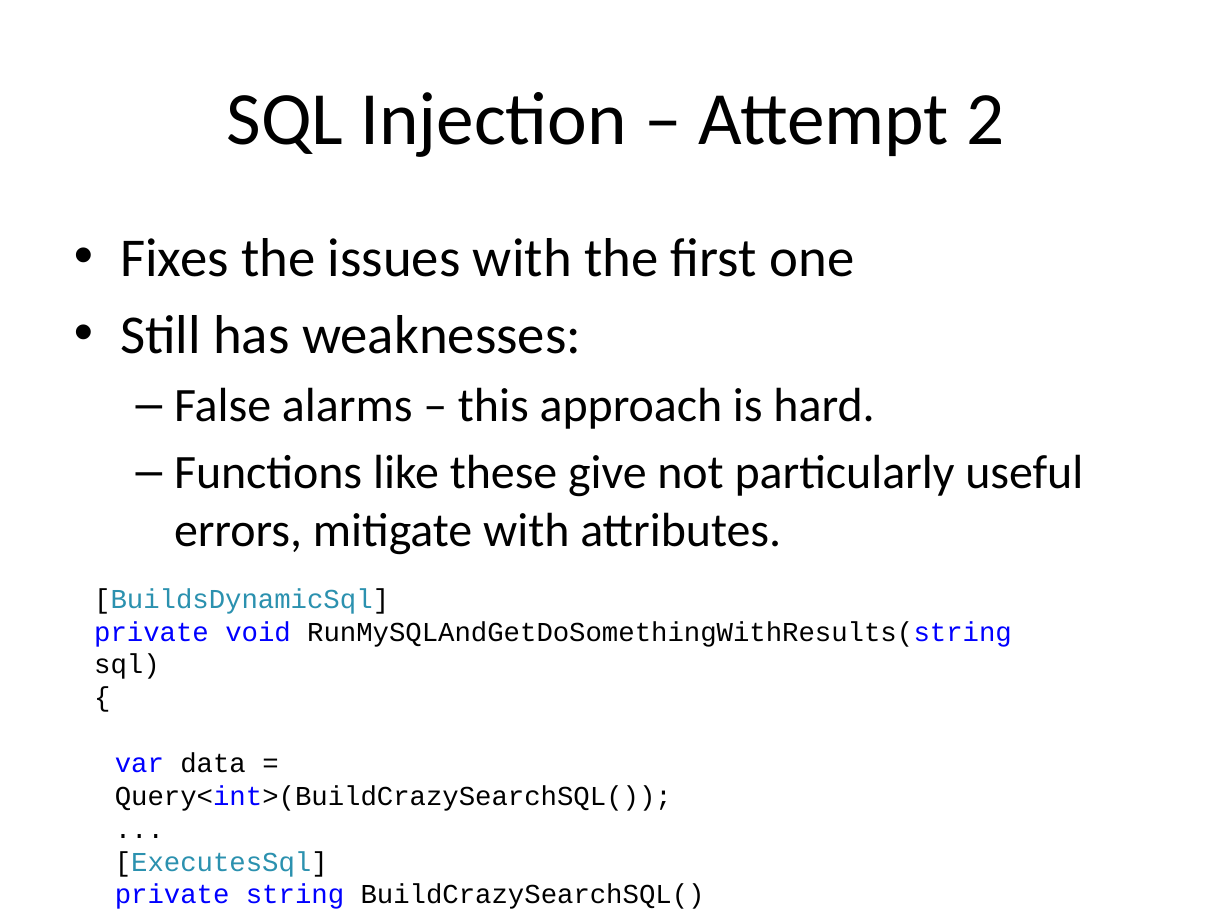
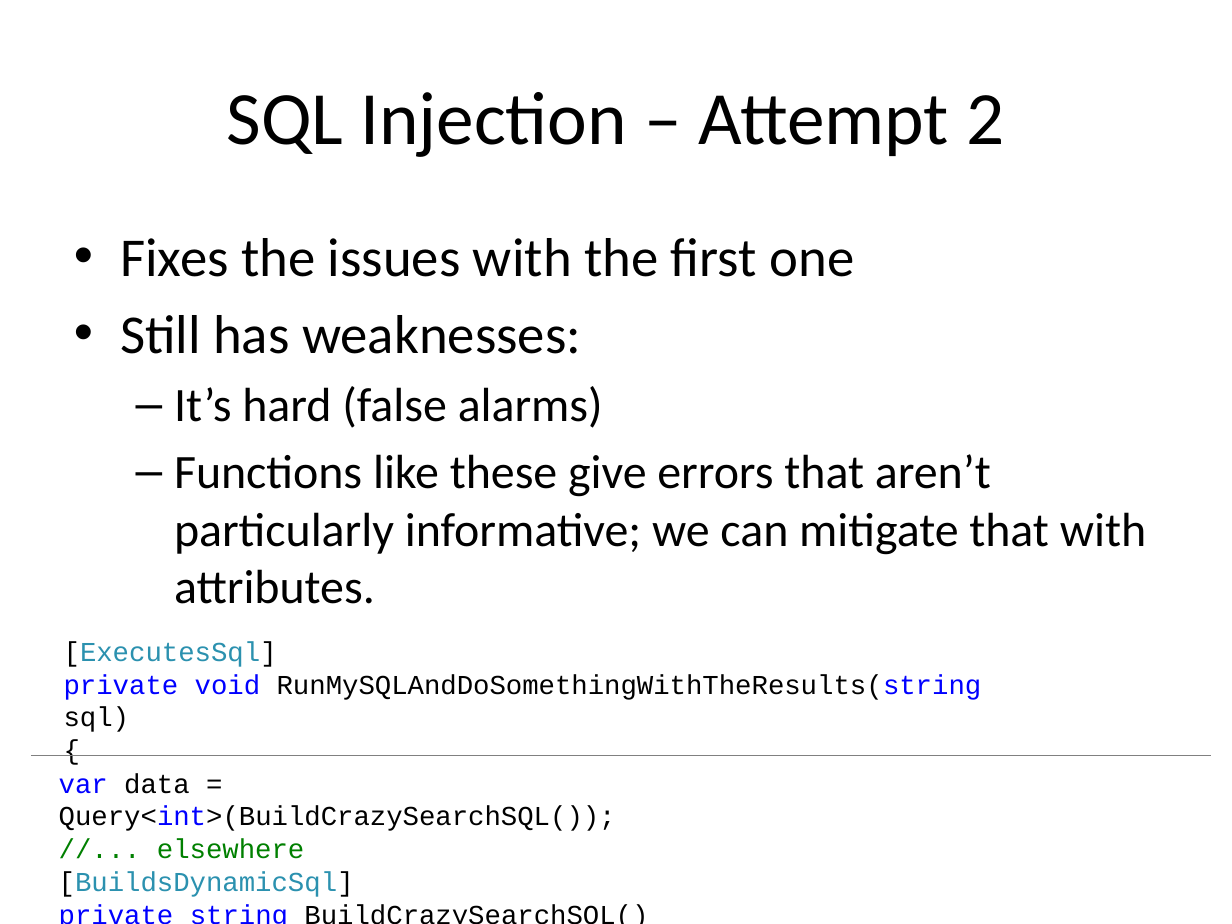
Before and after one commit to Chris-ScoutCorps/FxCop, a slide deck: slide 34 of FxCop.pptx (slide 32 before the commit). Drawn at 1232x924 pixels with LibreOffice and Linux fonts; fonts in the diff are those of the drawing. Boxes give left, top, right and bottom in pixels: in the first picture for what was removed or moved away, otherwise in the second. Text is boxed around its words. In the diff, an @@ line names an element or a change of style, - is before the commit and + after.

```diff
--- a/FxCop.pptx
+++ b/FxCop.pptx
@@ text at (174,386,1146,604): text changed @@
-  – False alarms – this approach is hard.
-  – Functions like these give not particularly useful errors, mitigate with attributes.
+  – It’s hard (false alarms)
+  – Functions like these give errors that aren’t particularly informative; we can mitigate that with attributes.
@@ text "[ExecutesSql]": place and size @@
-text "[ExecutesSql]" at (94,589,1012,679)
+text "[ExecutesSql]" at (64,642,982,732)
@@ text at (64,642,982,732): text changed @@
-[BuildsDynamicSql]
-private void RunMySQLAndGetDoSomethingWithResults(string sql)
+[ExecutesSql]
+private void RunMySQLAndDoSomethingWithTheResults(string sql)
@@ line added from (31, 755) to (1211, 755), #808080 0.75 pt @@
@@ text "var data = Query<int>(BuildCrazySearchSQL());": place and size @@
-text "var data = Query<int>(BuildCrazySearchSQL());" at (115,753,705,909)
+text "var data = Query<int>(BuildCrazySearchSQL());" at (59,773,616,897)
@@ text at (59,839,354,897): text changed @@
-...
-[ExecutesSql]
+//... elsewhere
+[BuildsDynamicSql]
```
Also in this commit, not shown: 36 other slides changed, 2 slides added, 1 slide removed, 1 other file.
